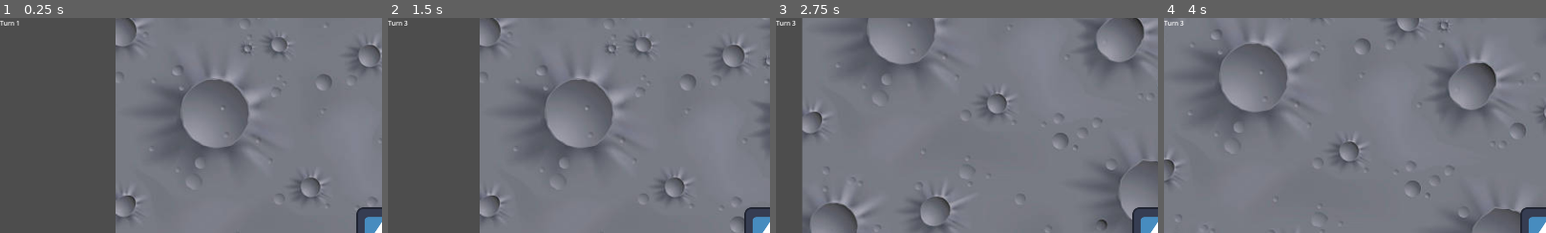
Above: before the commit, frames 1-4 (left to right).
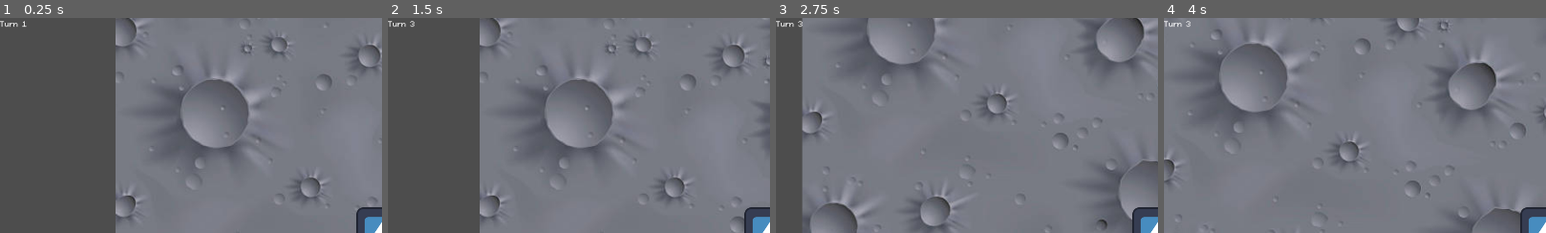
Above: after the commit, the same moments.

Repository: LunariumGame/Lunarium
Game: Godot game, scene res://scenes/world.tscn
The game is run twice, just before and just after one commit, with the same random seed, the same clock (stepped at 60 frames per second) and the same inputs. The engine's default icon, where the game draws it, is replaced by a stand-in: a white triangle on a blue panel in a dark square.
Inputs:
- Up to frame 1 (0.25 s): no input
- Up to frame 2 (1.5 s): click "End Turn" at 0.5 s; tap Enter at 1.25 s; hold Right (ui_right) from 1.28 s (still down)
- Up to frame 3 (2.75 s): release Right (ui_right) at 2.03 s; hold Down (ui_down) from 2.03 s (still down)
- Up to frame 4 (4 s): release Down (ui_down) at 2.78 s; hold Right (ui_right) 2.78-3.53 s; hold Up (ui_up) from 3.53 s (still down)
The pictures show only the part of the screen within x 0-50%, y 0-50%; the shares and areas given below are measured in that part.

The runs differ from the first frame. In frame 1, 0.1% of the frame differs, in the area x 0-7%, y 1-5%; in frame 2, 0.1%; in frame 3, 0.1%; in frame 4, 0.1%.

Commit message:
Make turn counter scale aware

Diff:
--- a/scenes/world.tscn
+++ b/scenes/world.tscn
@@ -9,6 +9,8 @@
 [ext_resource type="PackedScene" uid="uid://bvqdwlryncc6q" path="res://scenes/player.tscn" id="7_7r4gi"]
 [ext_resource type="Script" uid="uid://dm3fhxjge8xxk" path="res://scripts/camera/position_lock.gd" id="8_4mrxx"]
 [ext_resource type="Script" uid="uid://bxf2bs8khmutf" path="res://scripts/turn_counter.gd" id="9_7r4gi"]
+[ext_resource type="FontFile" uid="uid://bylx08b6l3grb" path="res://assets/fonts/m5x7.ttf" id="9_q5onr"]
+[ext_resource type="Script" uid="uid://bj1omfohfnxvq" path="res://scripts/scale_aware_label_settings.gd" id="10_jhx03"]
 [ext_resource type="PackedScene" uid="uid://ce48wrjunv4rk" path="res://scenes/ui_components/resource_display.tscn" id="10_w7kh3"]
 
 [sub_resource type="AudioStreamRandomizer" id="AudioStreamRandomizer_7r4gi"]
@@ -17,6 +19,13 @@
 streams_count = 2
 stream_0/stream = ExtResource("6_i7141")
 stream_1/stream = ExtResource("7_4mrxx")
+
+[sub_resource type="LabelSettings" id="LabelSettings_o8fc1"]
+font = ExtResource("9_q5onr")
+font_size = 32
+script = ExtResource("10_jhx03")
+base_font_size = 32
+metadata/_custom_type_script = "uid://bj1omfohfnxvq"
 
 [node name="World" type="Node"]
 process_mode = 1
@@ -73,6 +82,7 @@
 [node name="TurnCounter" type="Label" parent="MainUI/HBoxContainer"]
 layout_mode = 2
 text = "TURN"
+label_settings = SubResource("LabelSettings_o8fc1")
 script = ExtResource("9_7r4gi")
 
 [node name="Control" type="Control" parent="MainUI/HBoxContainer"]
Not shown: 1 places in scenes/world.tscn that only renumber resources
